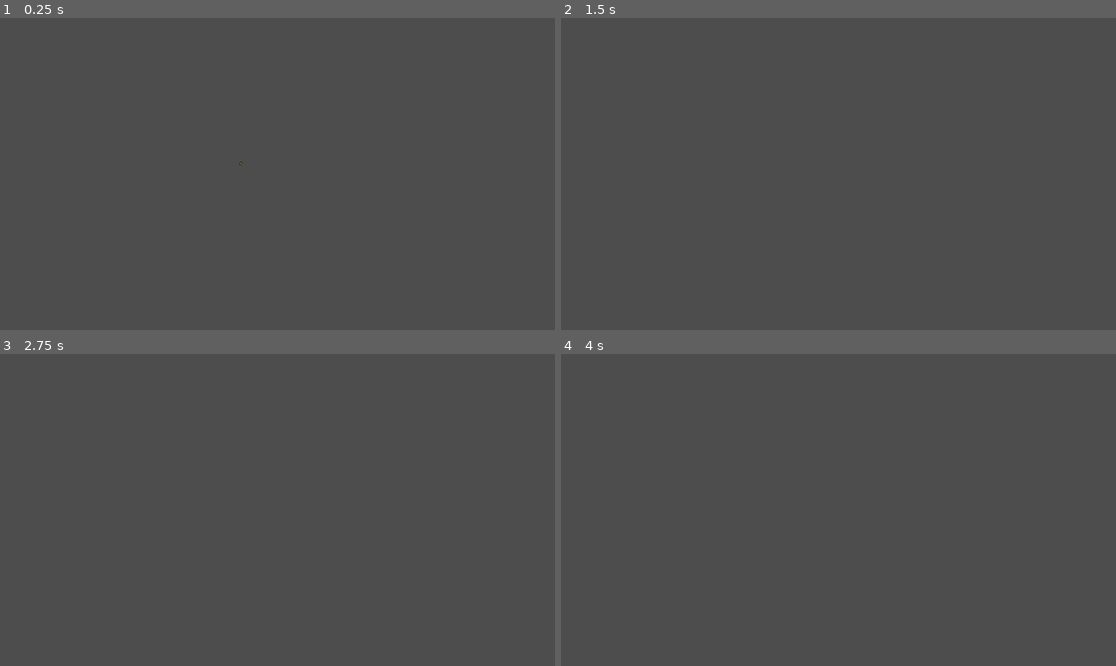
Above: before the commit, frames 1-4 (two rows, left to right).
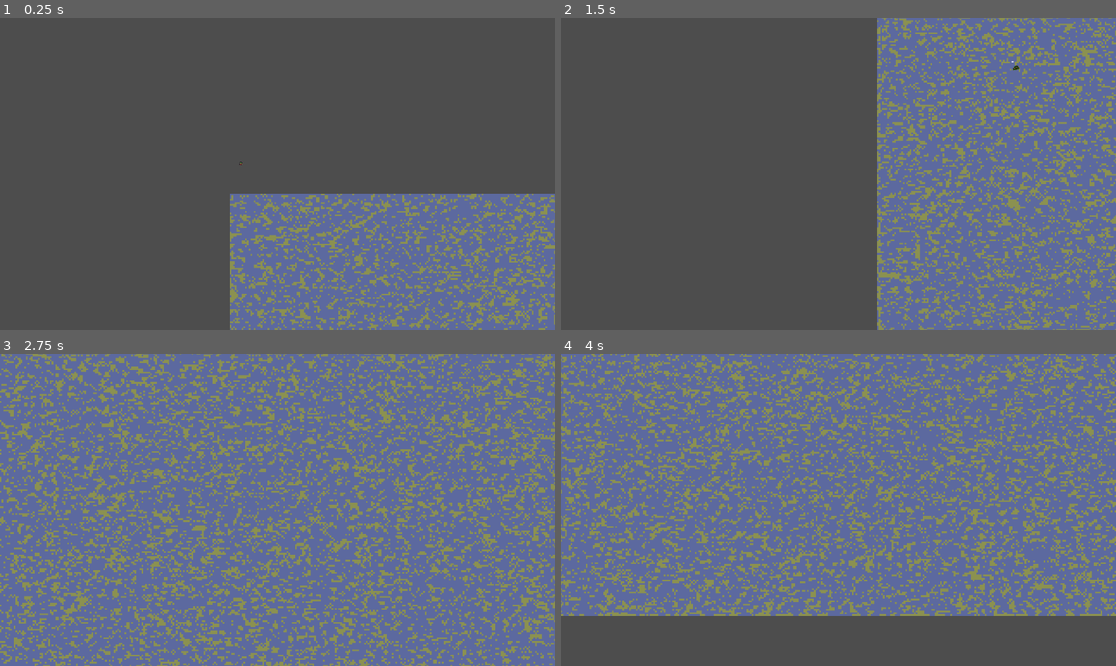
Above: after the commit, the same moments.

Repository: lewis785/ludum-dare-53
Game: Godot game, scene res://scenes/main.tscn
Same seed, same stepped clock (60 frames per second), same inputs: the game is played once before the commit and once after it.
Inputs:
- Up to frame 1 (0.25 s): no input
- Up to frame 2 (1.5 s): tap Enter at 0.5 s; hold Right (ui_right) 0.53-1.28 s; hold S (camera_down) 0.53-1.28 s; hold Left (ui_left) from 1.28 s (still down); tap A (camera_left) at 1.35 s
- Up to frame 3 (2.75 s): tap Space at 2 s; release Left (ui_left) at 2.03 s; hold Right (ui_right) from 2.03 s (still down); hold D (camera_right) from 2.03 s (still down)
- Up to frame 4 (4 s): release D (camera_right) at 2.78 s; tap W (camera_up) at 2.85 s; tap Enter at 3.5 s; release Right (ui_right) at 3.53 s; hold Left (ui_left) from 3.53 s (still down); hold S (camera_down) from 3.53 s (still down)

The runs differ from the first frame. In frame 1, 26% of the frame differs, in the area x 41-100%, y 56-100%; in frame 2, 43%; in frame 3, 100%, in the area x 0-100%, y 0-100%; in frame 4, 84%.

Commit message:
Fixed Town Spawn Scaling

Diff:
--- a/scenes/main.tscn
+++ b/scenes/main.tscn
@@ -1,7 +1,8 @@
-[gd_scene load_steps=3 format=3 uid="uid://dkme7nbothfq2"]
+[gd_scene load_steps=4 format=3 uid="uid://dkme7nbothfq2"]
 
 [ext_resource type="PackedScene" uid="uid://bn1ar05oul7hp" path="res://scenes/enemy/enemy.tscn" id="2_wspl8"]
 [ext_resource type="PackedScene" uid="uid://sgasvpbvlp72" path="res://scenes/Camera/Camera.tscn" id="3_0rkqj"]
+[ext_resource type="PackedScene" uid="uid://dtidvayd0rwdd" path="res://scenes/map/map.tscn" id="3_eet8l"]
 
 [node name="main" type="Node2D"]
 
@@ -10,3 +11,6 @@
 
 [node name="Camera" parent="." instance=ExtResource("3_0rkqj")]
 position = Vector2(478, 219)
+
+[node name="map" parent="." instance=ExtResource("3_eet8l")]
+position = Vector2(30, 401)
--- a/scenes/map/map_populate.gd
+++ b/scenes/map/map_populate.gd
@@ -2,9 +2,9 @@
 var height = 900;
 var map_sectors;
 
-var sector_width = width / 3
-var sector_height = height / 3
-var town_turret_range = sector_width/10
+var sector_width
+var sector_height
+var town_turret_range
 
 var tilemap
 var tree
@@ -24,6 +24,10 @@
 	width = local_width
 	height = local_height
 	map_sectors = local_map_sectors
+
+	sector_width = width / 3
+	sector_height = height / 3
+	town_turret_range = sector_width/10
 
 	populate_map()
 
@@ -53,7 +57,7 @@
 
 func spawn_structure(x,y):
 	if structure:
-		var local_position =  tilemap.map_to_local(Vector2i(x,y)) /3
+		var local_position =  tilemap.map_to_local(Vector2i(x,y))
 		var instanced_structure = structure.instantiate()
 		tree.current_scene.add_child.call_deferred(instanced_structure)
 		instanced_structure.global_position = tilemap.to_global(local_position)
